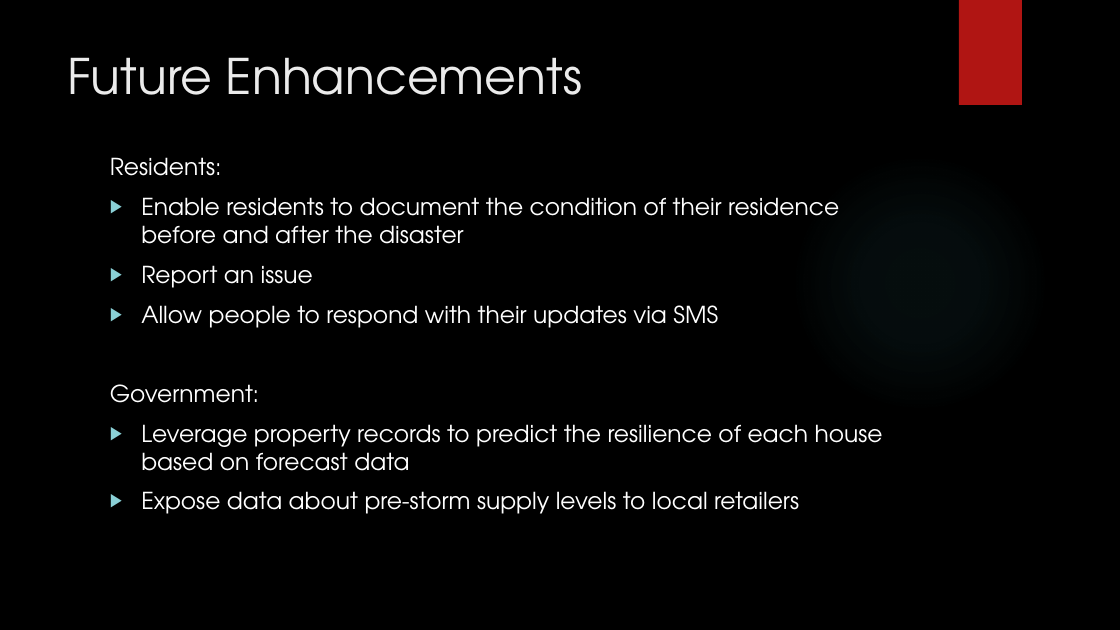
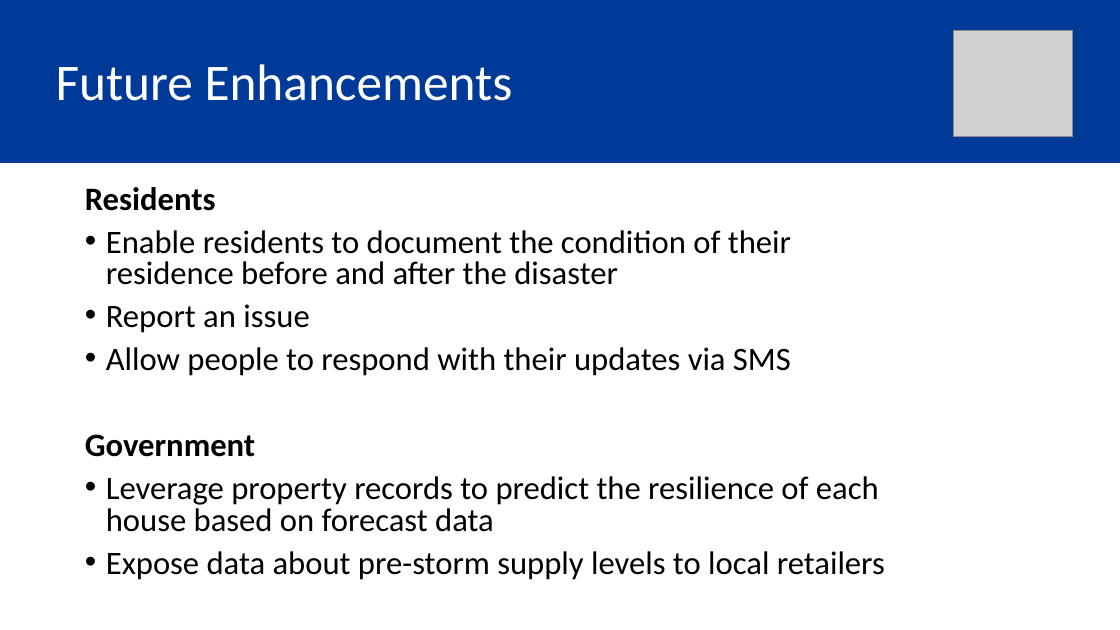
Before and after one commit to brystmar/prepare, a slide deck: slide 5 of presentation/AngelHack 2019 Slides.pptx. Drawn at 1120x630 pixels with LibreOffice and Linux fonts; fonts in the diff are those of the drawing; grey boxes stand for pictures; background and template pictures are left out. Boxes give left, top, right and bottom in pixels: in the first picture for what was removed or moved away, otherwise in the second. Text is boxed around its words. In the diff, an @@ line names an element or a change of style, - is before the commit and + after.

```diff
--- a/presentation/AngelHack 2019 Slides.pptx
+++ b/presentation/AngelHack 2019 Slides.pptx
@@ background picture (left out) to #FFFFFF @@
@@ rectangle added at [0, 0, 1120, 163], fill #003A98 @@
@@ title "Future Enhancements": place and size @@
-title "Future Enhancements" at [68, 57, 582, 95]
+title "Future Enhancements" at [56, 64, 513, 101]
@@ title "Future Enhancements" at [56, 64, 513, 101]: size 42 to 44 pt, font TeX Gyre Adventor to Calibri, text colour #EBEBEB to #FFFFFF; line spacing 1 to 0.9; vertical alignment top to middle @@
@@ rectangle removed at [959, 0, 1022, 105] @@
@@ picture added at [954, 31, 1073, 137] @@
@@ ellipse removed at [791, 154, 1049, 413] @@
@@ text "Residents": place and size @@
-text "Residents" at [110, 157, 883, 514]
+text "Residents" at [85, 187, 885, 580]
@@ text at [85, 187, 216, 211]: text changed; size 20 to 28 pt; font TeX Gyre Adventor to Calibri; text colour #FFFFFF to #000000; bold on @@
-Residents:
+Residents
@@ text at [106, 230, 885, 580]: size 20 to 28 pt, font TeX Gyre Adventor to Calibri, text colour #FFFFFF to #000000; bullet ▶ to •; line spacing 1 to 0.8 @@
@@ text at [85, 434, 255, 457]: text changed; size 20 to 28 pt; font TeX Gyre Adventor to Calibri; text colour #FFFFFF to #000000; bold on @@
-Government:
+Government
```
Also in this commit, not shown: 3 other slides changed, 1 slide added, 1 slide removed.
